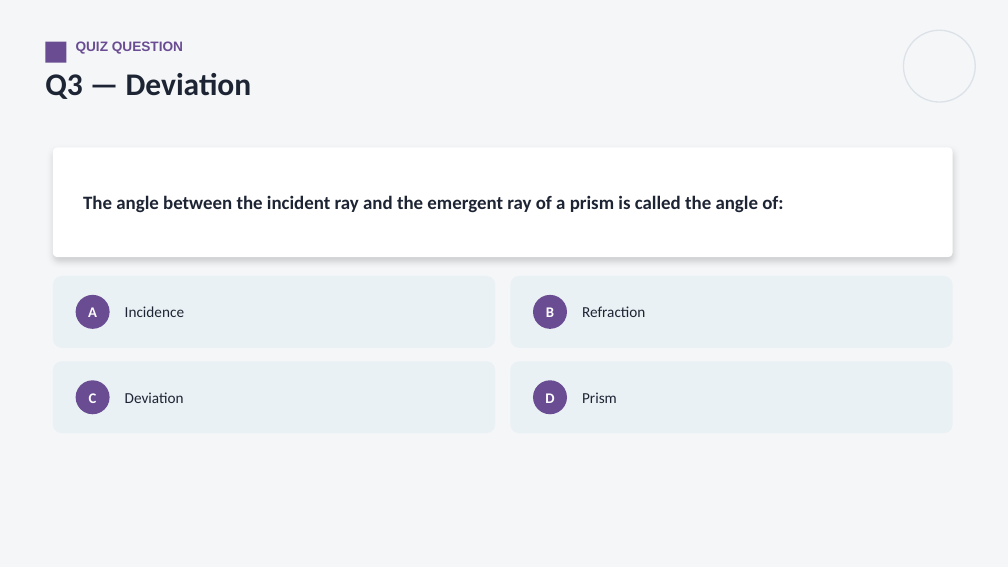
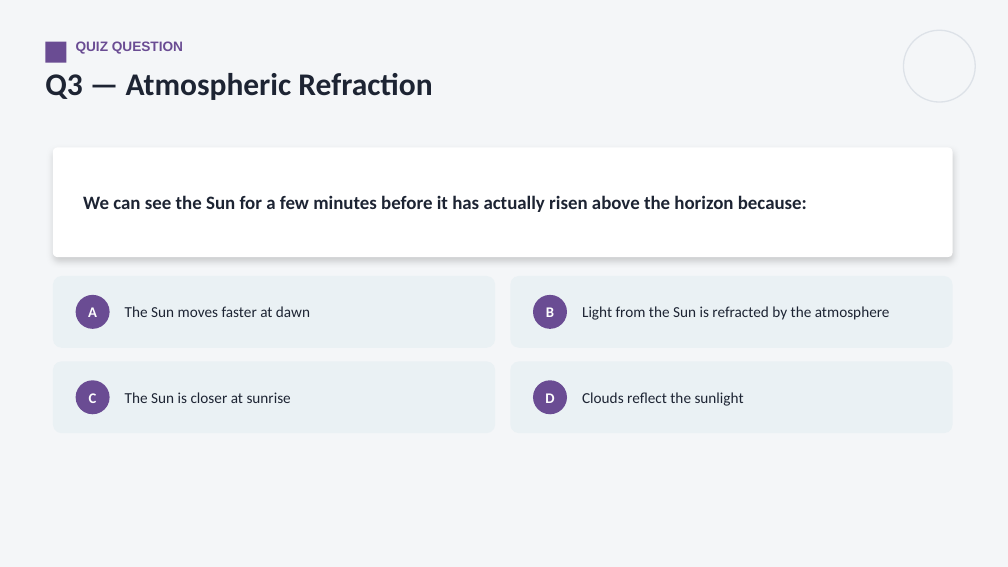
Before and after one commit to parmeshwars2911/MyFirstAR, a slide deck: slide 15 of ppt/Grade10/G10_S35_Refraction_at_Plane_Surfaces_2.pptx. Drawn at 1008x567 pixels with LibreOffice and Linux fonts; fonts in the diff are those of the drawing. Boxes give left, top, right and bottom in pixels: in the first picture for what was removed or moved away, otherwise in the second. Text is boxed around its words. In the diff, an @@ line names an element or a change of style, - is before the commit and + after.

```diff
--- a/ppt/Grade10/G10_S35_Refraction_at_Plane_Surfaces_2.pptx
+++ b/ppt/Grade10/G10_S35_Refraction_at_Plane_Surfaces_2.pptx
@@ text at (x1=45, y1=73, x2=432, y2=100): text changed @@
-Q3 — Deviation
+Q3 — Atmospheric Refraction
@@ text at (x1=83, y1=195, x2=807, y2=212): text changed @@
-The angle between the incident ray and the emergent ray of a prism is called the angle of:
+We can see the Sun for a few minutes before it has actually risen above the horizon because:
@@ text at (x1=125, y1=306, x2=310, y2=317): text changed @@
-Incidence
+The Sun moves faster at dawn
@@ text at (x1=582, y1=306, x2=890, y2=320): text changed @@
-Refraction
+Light from the Sun is refracted by the atmosphere
@@ text at (x1=125, y1=392, x2=291, y2=403): text changed @@
-Deviation
+The Sun is closer at sunrise
@@ text at (x1=582, y1=392, x2=744, y2=406): text changed @@
-Prism
+Clouds reflect the sunlight
```
Also in this commit, not shown: 13 other slides changed, 14 other files.
